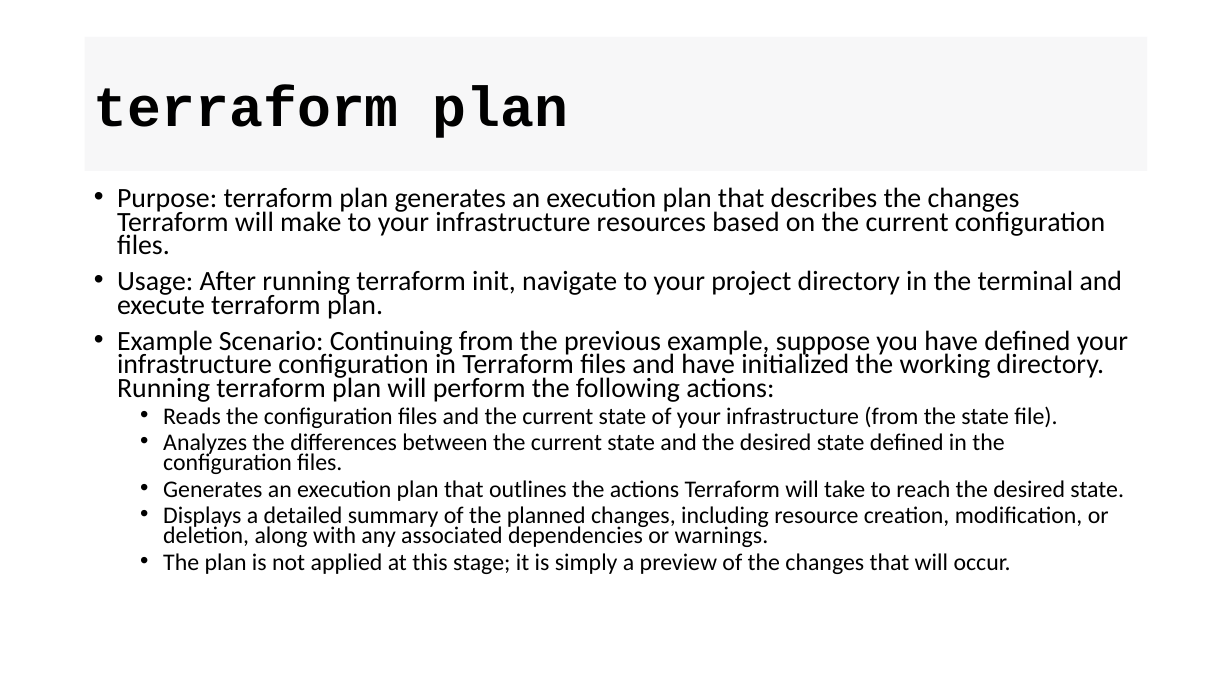
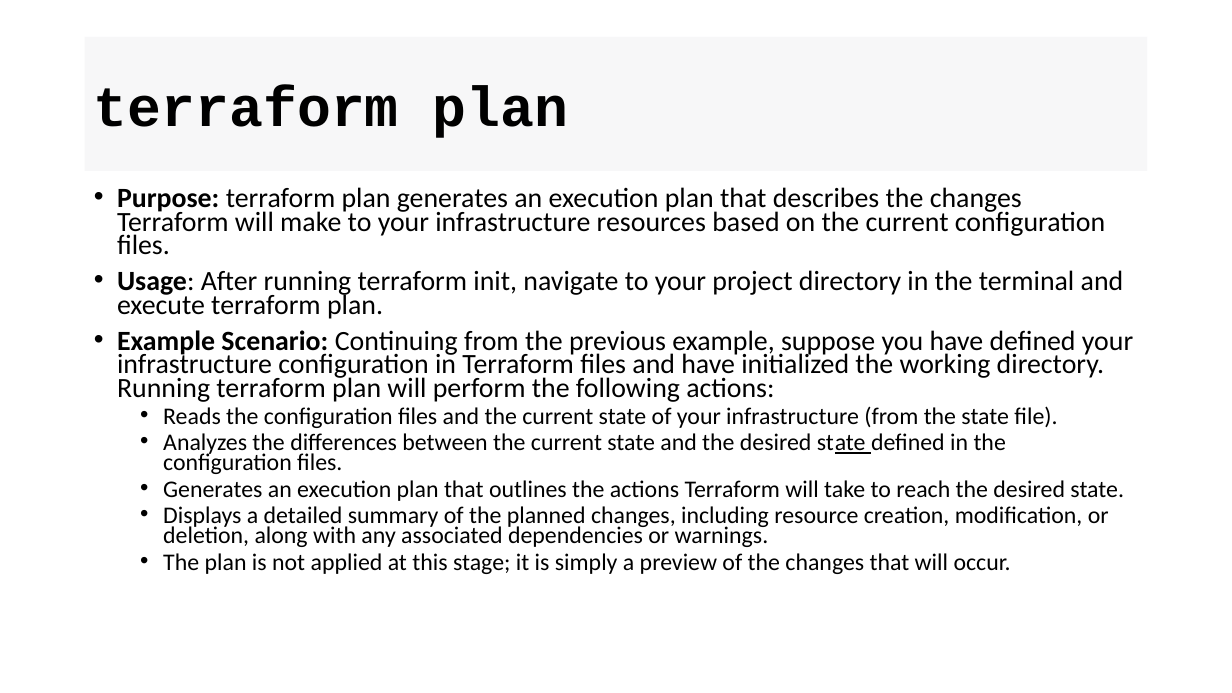
Before and after one commit to amitopenwriteup/terraform, a slide deck: slide 3 of Terraform cmds.pptx. Drawn at 1232x693 pixels with LibreOffice and Linux fonts; fonts in the diff are those of the drawing. Boxes give left, top, right and bottom in pixels: in the first picture for what was removed or moved away, otherwise in the second. Text is boxed around its words. In the diff, an @@ line names an element or a change of style, - is before the commit and + after.

```diff
--- a/Terraform cmds.pptx
+++ b/Terraform cmds.pptx
@@ text at [117, 187, 1133, 474]: bold on in "Purpose:", "Usage:", "Example Scenario:"; underline on in "state" @@
```
Also in this commit, not shown: 2 other slides changed, 11 other files.
